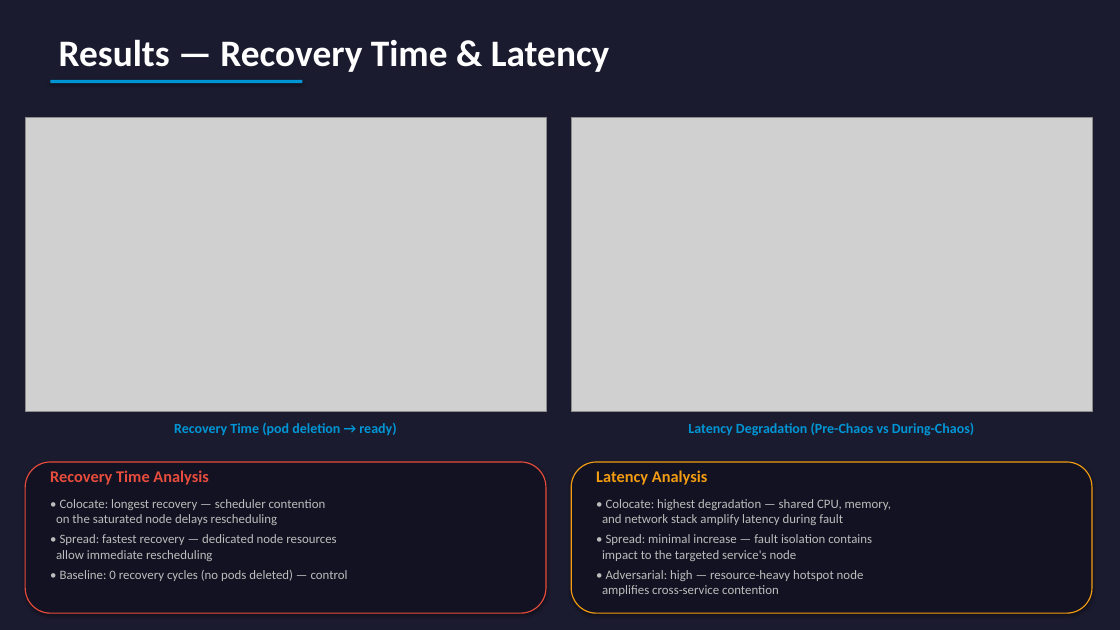
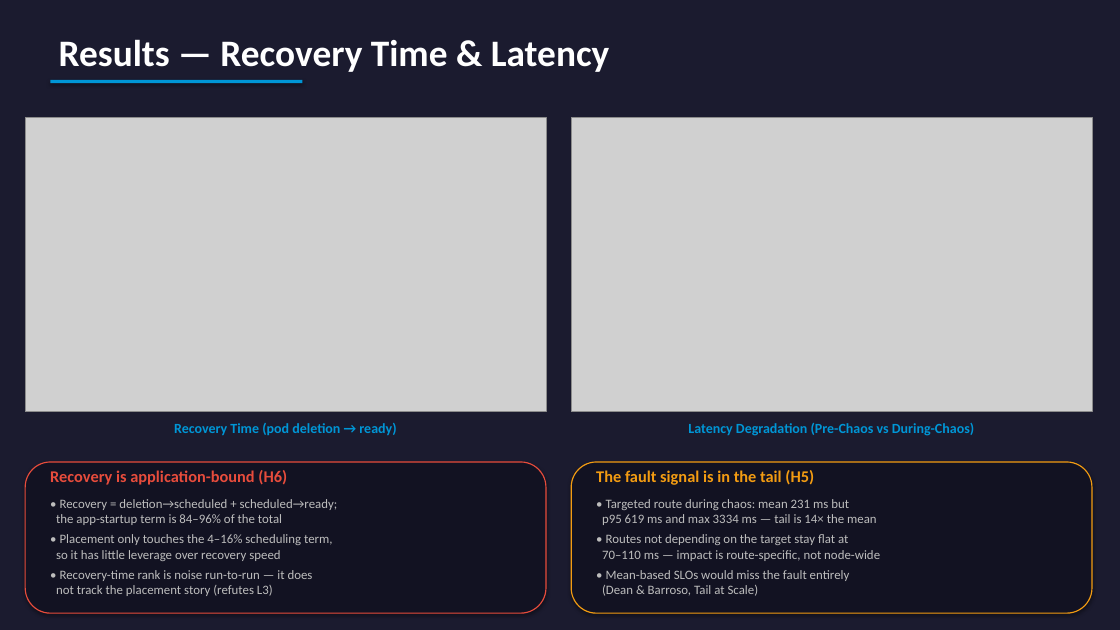
Before and after one commit to yhu02/uva-msc-thesis, a slide deck: slide 10 of ChaosProbe_Presentation.pptx. Drawn at 1120x630 pixels with LibreOffice and Linux fonts; fonts in the diff are those of the drawing; grey boxes stand for pictures. Boxes give left, top, right and bottom in pixels: in the first picture for what was removed or moved away, otherwise in the second. Text is boxed around its words. In the diff, an @@ line names an element or a change of style, - is before the commit and + after.

Commit message:
docs(presentation): reframe hypotheses & results around reproducible signals
Replace the six hypotheses and the results/discussion narrative with a
data-grounded set derived from the collected runs:

- Drop the soft instrument-design hypotheses and the vague 'fingerprint';
  the survivors are falsifiable and tied to metrics that actually vary.
- Reframe the results around the central finding: the aggregate resilience
  score is not reproducible across the 13 runs (a strategy spans 33-89),
  so it cannot rank placements. The signal is in the mechanism layer, which
  does reproduce: conntrack flush (spread >> colocate, 12/12 runs) and CPU
  throttling (colocate 1.54 < default 1.90 < spread 1.94, 11/13 runs).
- L1-L3 are resolved at the mechanism layer, not 'refuted' on the noisy
  score; recovery is shown application-bound (84-96%), tail latency on the
  targeted route (mean 231 / p95 619 / max 3334 ms).
- Fix the backwards 'colocate = highest throttling' claim and reconcile the
  throttling figures to one cross-run median set across all slides.

Correct the cluster topology from Proxmox to the actual Vagrant/libvirt
provisioning (cp1 2 vCPU/12 GiB + 4x 2 vCPU/4 GiB = 10 vCPU / 28 GiB);
the old '2 GiB CP / 18 GiB total' specs were wrong.

Regenerate ChaosProbe_Presentation.pptx from the updated generator.

```diff
--- a/ChaosProbe_Presentation.pptx
+++ b/ChaosProbe_Presentation.pptx
@@ text at (50,470,287,485): text changed @@
-Recovery Time Analysis
+Recovery is application-bound (H6)
@@ text at (596,470,814,485): text changed @@
-Latency Analysis
+The fault signal is in the tail (H5)
@@ text at (56,499,338,596): text changed @@
-• Colocate: longest recovery — scheduler contention
-on the saturated node delays rescheduling
-• Spread: fastest recovery — dedicated node resources
-allow immediate rescheduling
-• Baseline: 0 recovery cycles (no pods deleted) — control
+• Recovery = deletion→scheduled + scheduled→ready;
+the app-startup term is 84–96% of the total
+• Placement only touches the 4–16% scheduling term,
+so it has little leverage over recovery speed
+• Recovery-time rank is noise run-to-run — it does
+not track the placement story (refutes L3)
@@ text at (602,499,880,596): text changed @@
-• Colocate: highest degradation — shared CPU, memory,
-and network stack amplify latency during fault
-• Spread: minimal increase — fault isolation contains
-impact to the targeted service's node
-• Adversarial: high — resource-heavy hotspot node
-amplifies cross-service contention
+• Targeted route during chaos: mean 231 ms but
+p95 619 ms and max 3334 ms — tail is 14× the mean
+• Routes not depending on the target stay flat at
+70–110 ms — impact is route-specific, not node-wide
+• Mean-based SLOs would miss the fault entirely
+(Dean & Barroso, Tail at Scale)
```
Also in this commit, not shown: 7 other slides changed, 1 slide added, 1 slide removed, 2 other files.
